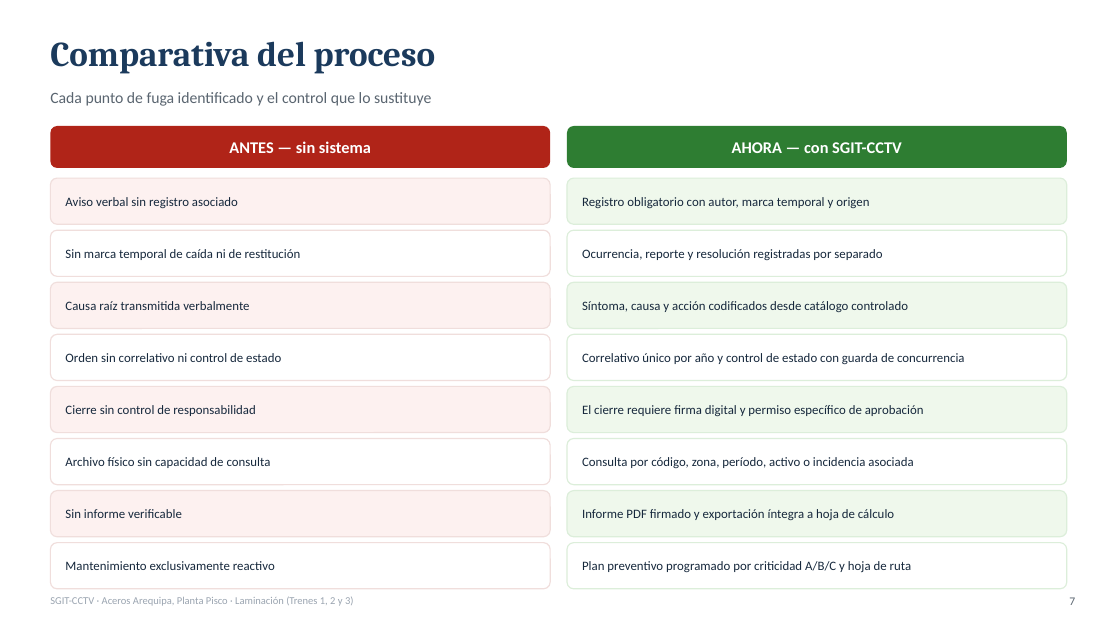
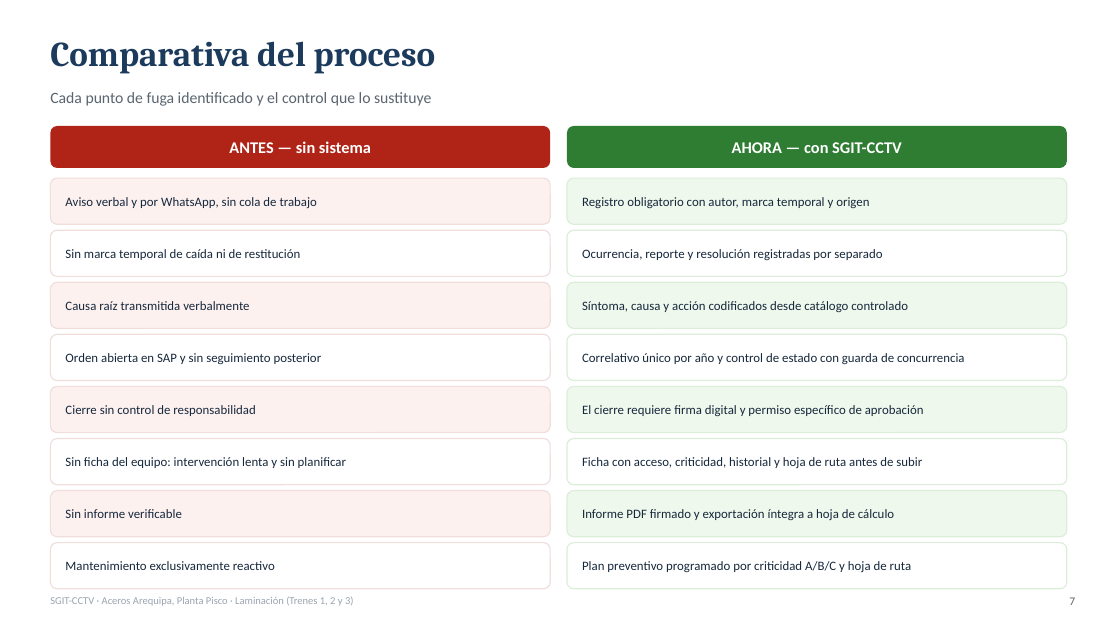
Before and after one commit to steinsGate4466/sgit-cctv, a slide deck: slide 8 of docs/presentaciones/SGIT-CCTV_Proceso_Antes_y_Despues.pptx (slide 7 before the commit). Drawn at 1120x630 pixels with LibreOffice and Linux fonts; fonts in the diff are those of the drawing. Boxes give left, top, right and bottom in pixels: in the first picture for what was removed or moved away, otherwise in the second. Text is boxed around its words. In the diff, an @@ line names an element or a change of style, - is before the commit and + after.

Commit message:
Bloque 95: activo vs estructura, Excel de hojas de ruta con el formato exacto, y el parche de Prisma reversible por marca

```diff
--- a/docs/presentaciones/SGIT-CCTV_Proceso_Antes_y_Despues.pptx
+++ b/docs/presentaciones/SGIT-CCTV_Proceso_Antes_y_Despues.pptx
@@ text at (65, 197, 317, 208): text changed @@
-Aviso verbal sin registro asociado
+Aviso verbal y por WhatsApp, sin cola de trabajo
@@ text at (65, 353, 322, 364): text changed @@
-Orden sin correlativo ni control de estado
+Orden abierta en SAP y sin seguimiento posterior
@@ text at (65, 457, 346, 468): text changed @@
-Archivo físico sin capacidad de consulta
+Sin ficha del equipo: intervención lenta y sin planificar
@@ text at (582, 457, 922, 468): text changed @@
-Consulta por código, zona, período, activo o incidencia asociada
+Ficha con acceso, criticidad, historial y hoja de ruta antes de subir
```
Also in this commit, not shown: 4 other slides changed, 2 slides added, 22 other files.
